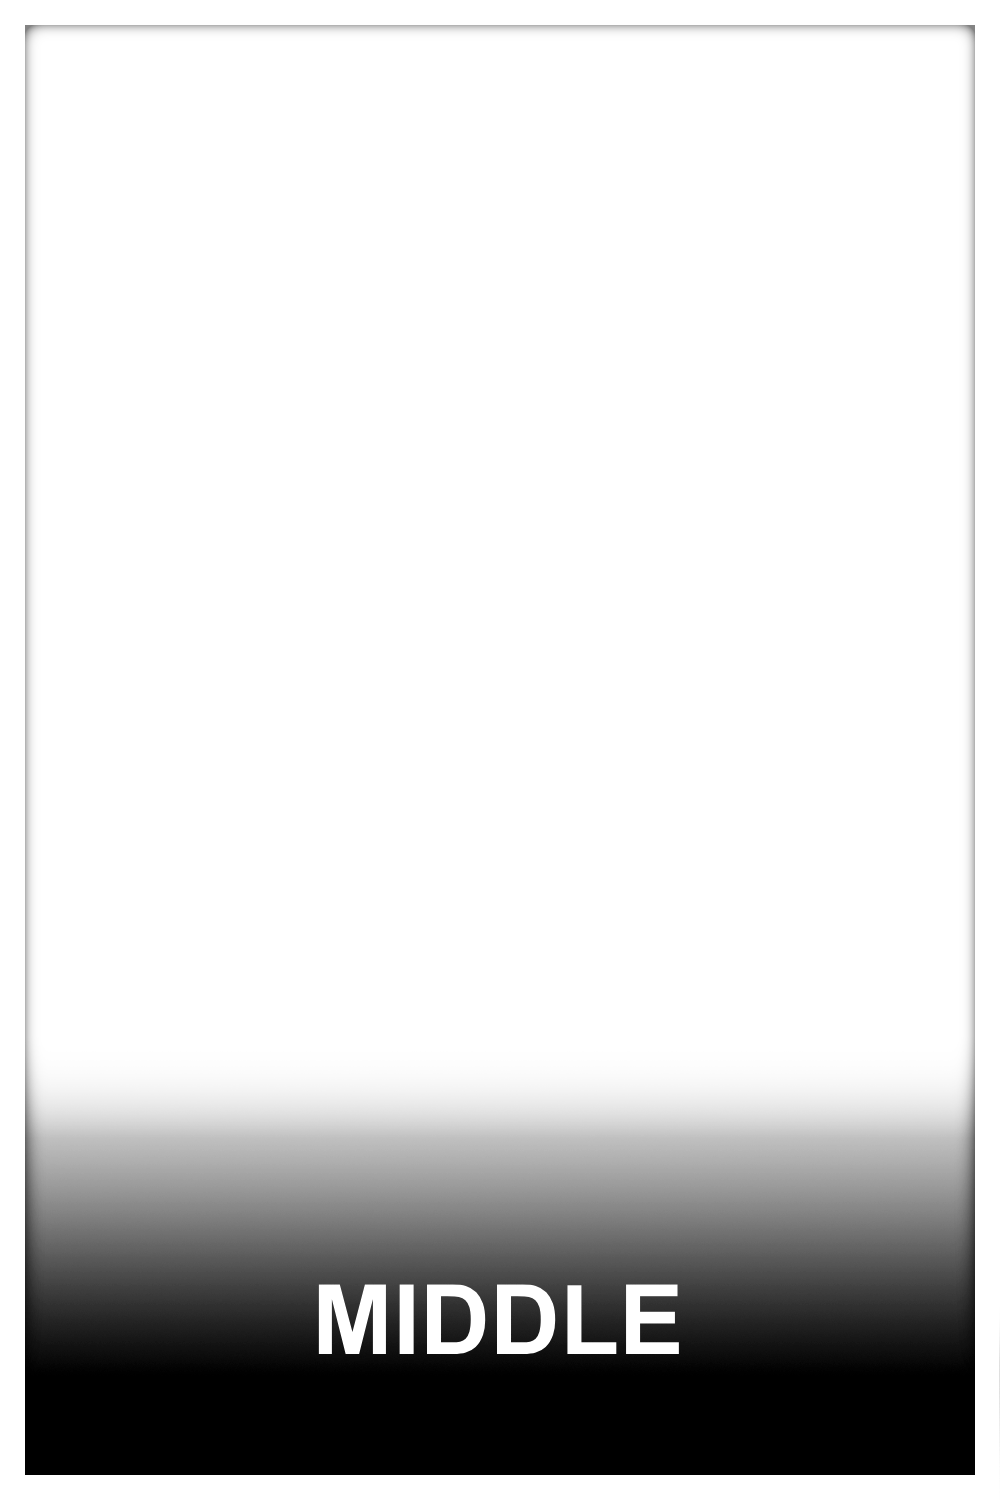
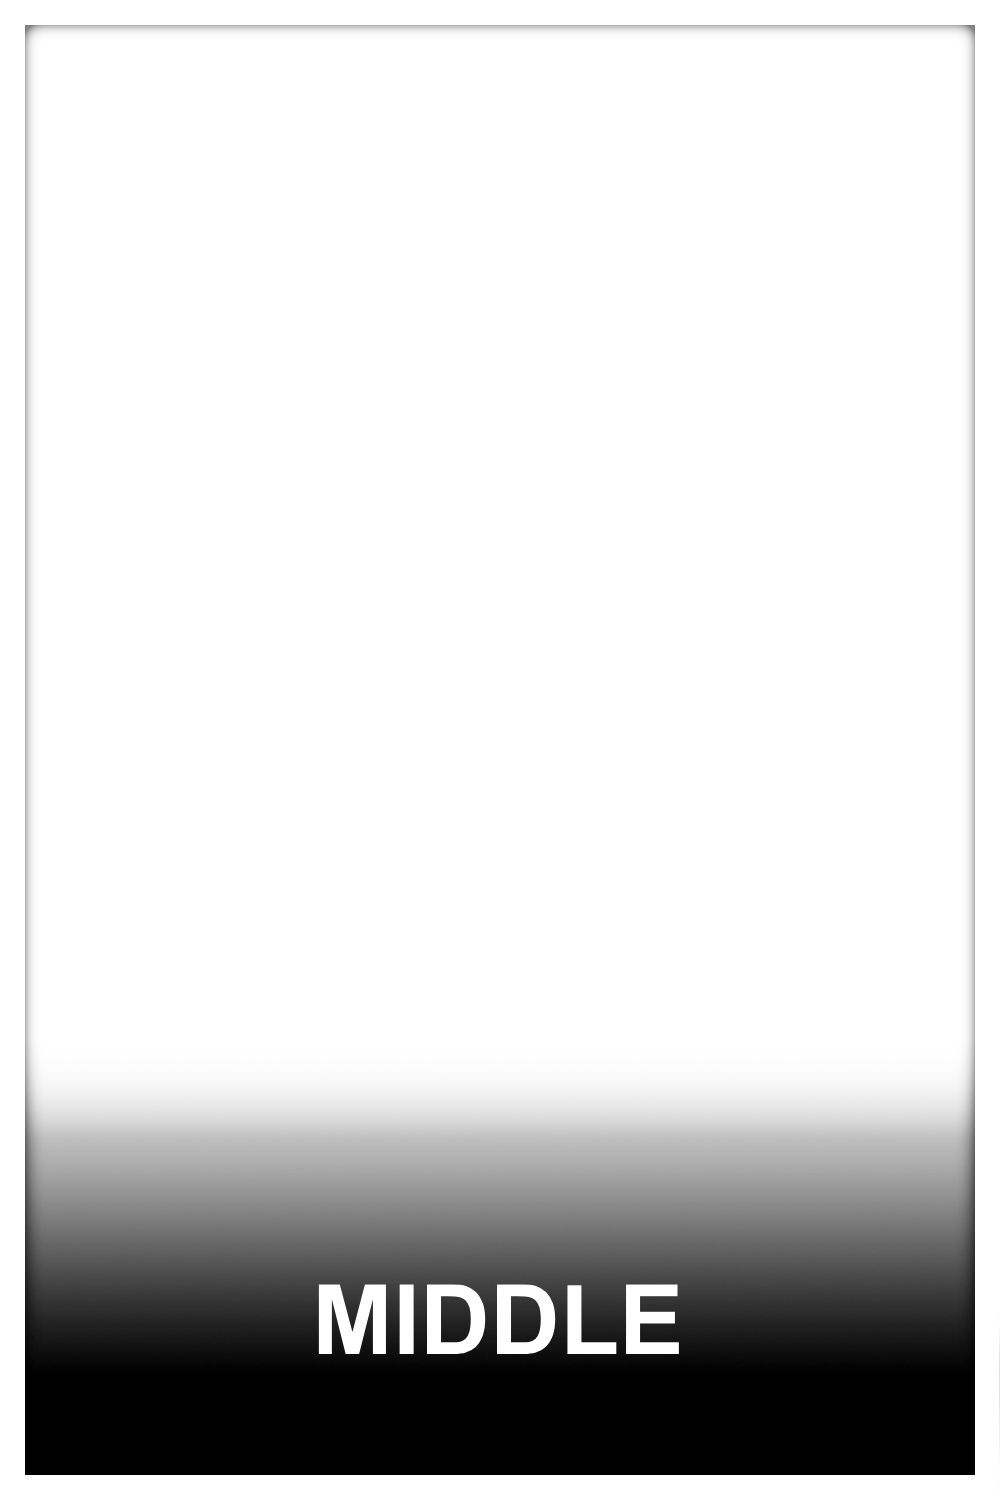
Layers edited between the first and the second 1000x1500 image:
pixels changed over box(25, 1203, 975, 1366) (layer not identified)